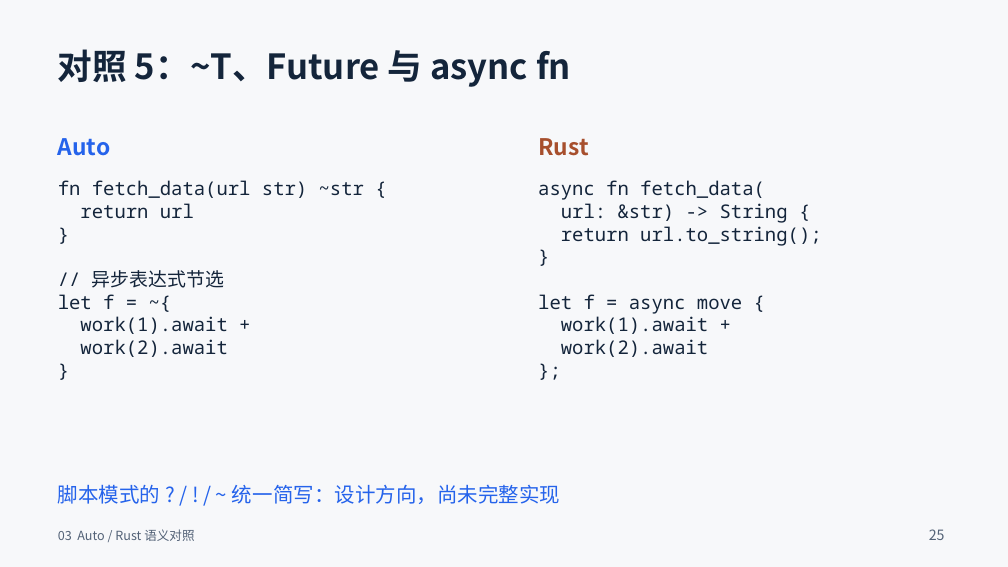
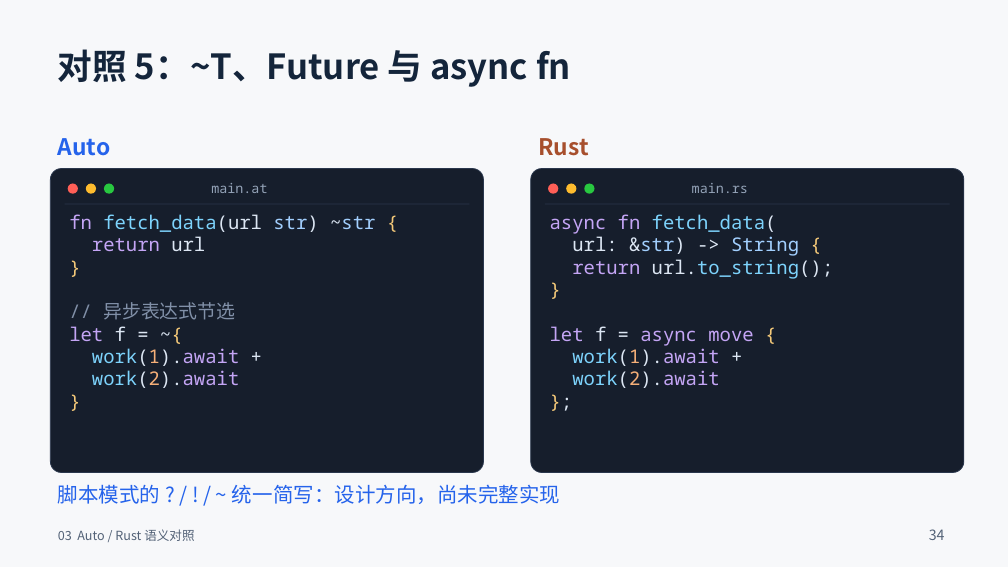
Before and after one commit to auto-stack/docs, a slide deck: slide 34 of AutoOS/Auto与Rust融合生态_37页_深色结尾群二维码版.pptx (slide 25 before the commit). Drawn at 1008x567 pixels with LibreOffice and Linux fonts; fonts in the diff are those of the drawing. Boxes give left, top, right and bottom in pixels: in the first picture for what was removed or moved away, otherwise in the second. Text is boxed around its words. In the diff, an @@ line names an element or a change of style, - is before the commit and + after.

```diff
--- a/AutoOS/Auto与Rust融合生态_37页_深色结尾群二维码版.pptx
+++ b/AutoOS/Auto与Rust融合生态_37页_深色结尾群二维码版.pptx
@@ rounded rectangle added at [51,169,484,473], fill #161E2C, outline #2A374D 0.75 pt @@
@@ rounded rectangle added at [531,169,964,473], fill #161E2C, outline #2A374D 0.75 pt @@
@@ line added from (64, 204) to (470, 204), #2A374D 0.75 pt @@
@@ ellipse added at [68,184,79,194], fill #FF5F57 @@
@@ ellipse added at [86,184,97,194], fill #FEBC2E @@
@@ ellipse added at [104,184,115,194], fill #28C840 @@
@@ text added at [211,183,267,193], 12.8 pt, text #94A3B8 @@
+main.at
@@ line added from (545, 204) to (950, 204), #2A374D 0.75 pt @@
@@ ellipse added at [548,184,559,194], fill #FF5F57 @@
@@ ellipse added at [566,184,577,194], fill #FEBC2E @@
@@ ellipse added at [585,184,595,194], fill #28C840 @@
@@ text added at [692,183,748,193], 12.8 pt, text #94A3B8 @@
+main.rs
@@ text "fn fetch_data(url str) ~str {": place and size @@
-text "fn fetch_data(url str) ~str {" at [58,180,364,357]
+text "fn fetch_data(url str) ~str {" at [69,214,375,388]
@@ text "fn fetch_data(url str) ~str {" at [69,214,375,388]: text colour #14253B to #C4A5F5 in "fn", "return", "let", "work(1).await" and 1 more places; text colour #14253B to #7DD3FC in "fetch_data(url", "work(1).await", "work(2).await"; text colour #14253B to #DCE6F3 in "fetch_data(url str) ~str", "url", "f = ~{", "work(1).await +" and 1 more places; text colour #14253B to #A2CFFE in "str) ~str"; text colour #14253B to #F4C979 in "{", "}", "~{", "}"; text colour #14253B to #8190A8 in "// 异步表达式节选"; text colour #14253B to #F5AF78 in "work(1).await", "work(2).await"; line spacing 1 to 21.2pt @@
@@ text "async fn fetch_data(": place and size @@
-text "async fn fetch_data(" at [538,180,821,357]
+text "async fn fetch_data(" at [550,214,833,388]
@@ text "async fn fetch_data(" at [550,214,833,388]: text colour #14253B to #C4A5F5 in "async fn", "return", "let async move", "work(1).await" and 1 more places; text colour #14253B to #7DD3FC in "fetch_data(", "url.to_string();", "work(1).await", "work(2).await"; text colour #14253B to #DCE6F3 in "fetch_data(", "url: &str) ->", "url.to_string();", "f =" and 3 more places; text colour #14253B to #A2CFFE in "&str) String"; text colour #14253B to #F4C979 in "{", "}", "{", "};"; text colour #14253B to #F5AF78 in "work(1).await", "work(2).await"; line spacing 1 to 21.2pt @@
@@ text at [929,529,945,540]: text changed @@
-25
+34
```
Also in this commit, not shown: 34 other slides changed, 9 slides added.
